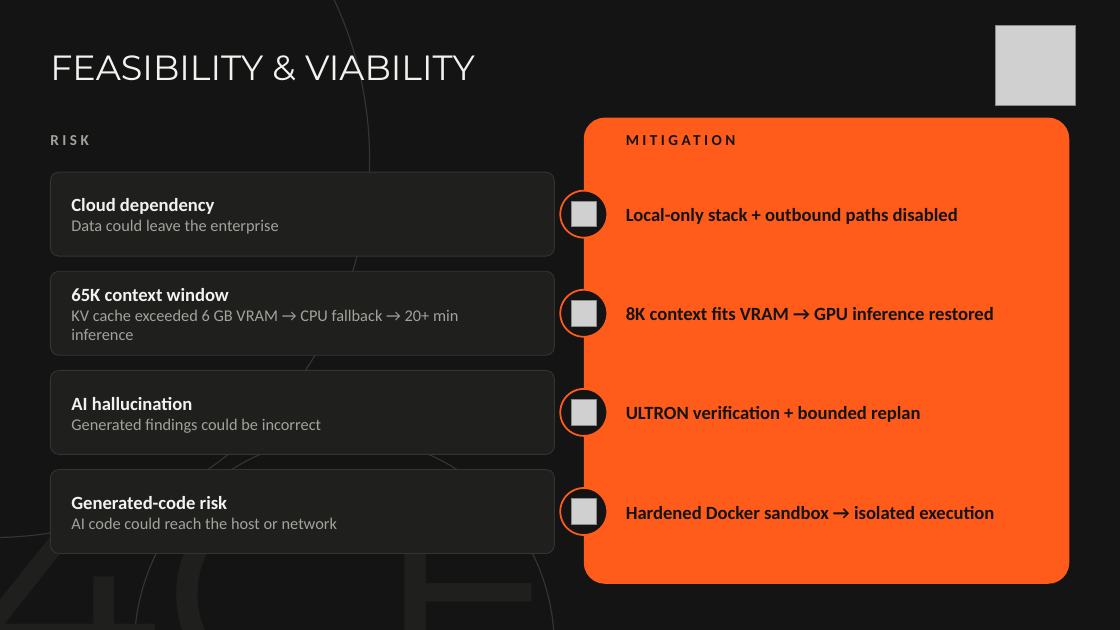
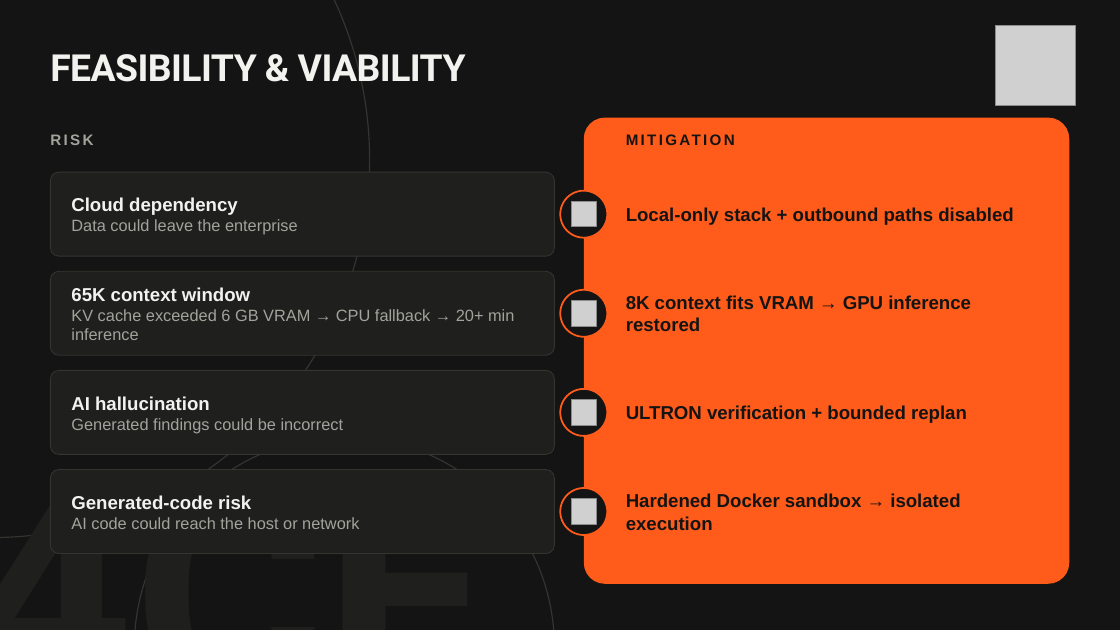
Before and after one commit to Yash3510/Multi-LLM-Agentic-Ai, a slide deck: slide 5 of presentation/Team-Kern-SIH2026-Sovereign-AI.pptx. Drawn at 1120x630 pixels with LibreOffice and Linux fonts; fonts in the diff are those of the drawing; grey boxes stand for pictures. Boxes give left, top, right and bottom in pixels: in the first picture for what was removed or moved away, otherwise in the second. Text is boxed around its words. In the diff, an @@ line names an element or a change of style, - is before the commit and + after.

```diff
--- a/presentation/Team-Kern-SIH2026-Sovereign-AI.pptx
+++ b/presentation/Team-Kern-SIH2026-Sovereign-AI.pptx
@@ text "FEASIBILITY & VIABILITY" at (50, 54, 466, 82): size 30 to 32 pt, font Montserrat to Roboto, letter spacing 0 to -0.5 pt, bold on @@
@@ text "RISK" at (50, 134, 93, 145): font Calibri to Arial, letter spacing 3 to 2 pt @@
@@ text "MITIGATION" at (626, 130, 878, 160): font Calibri to Arial, letter spacing 3 to 2 pt @@
@@ text "4CE" at (0, 420, 773, 630): font Montserrat to Roboto, bold on @@
@@ font Calibri to Arial in 8 elements at (71, 197, 298, 234), (626, 207, 1013, 225), (71, 287, 514, 340), (626, 295, 971, 331), (71, 396, 344, 433), (626, 405, 967, 423), (71, 495, 359, 529), (626, 493, 960, 530) @@
```
Also in this commit, not shown: 9 other slides changed, 6 other files.
